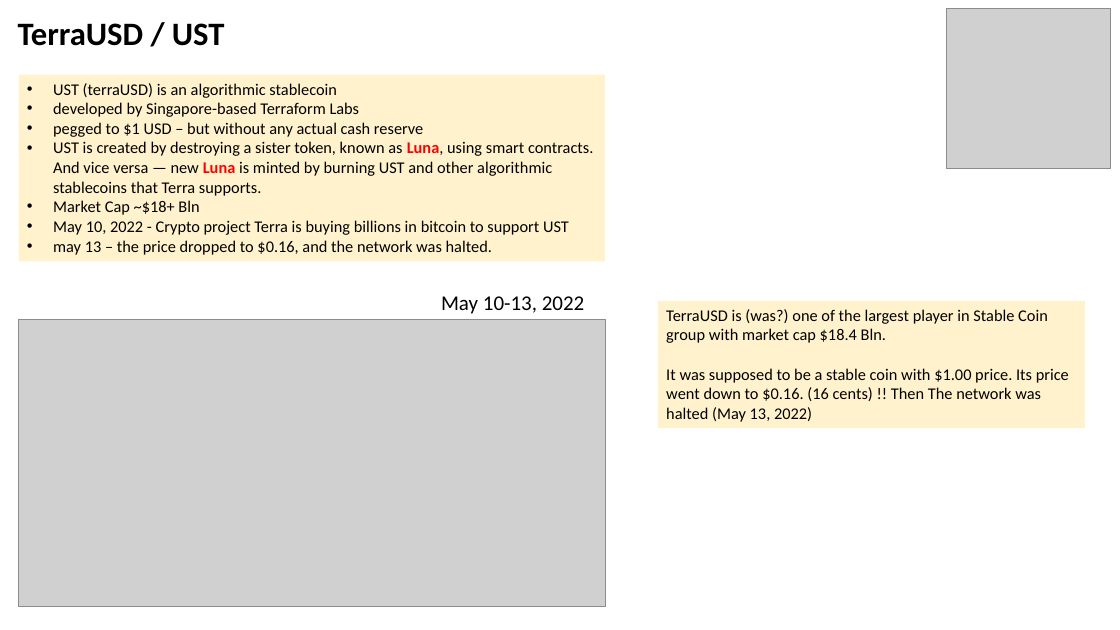
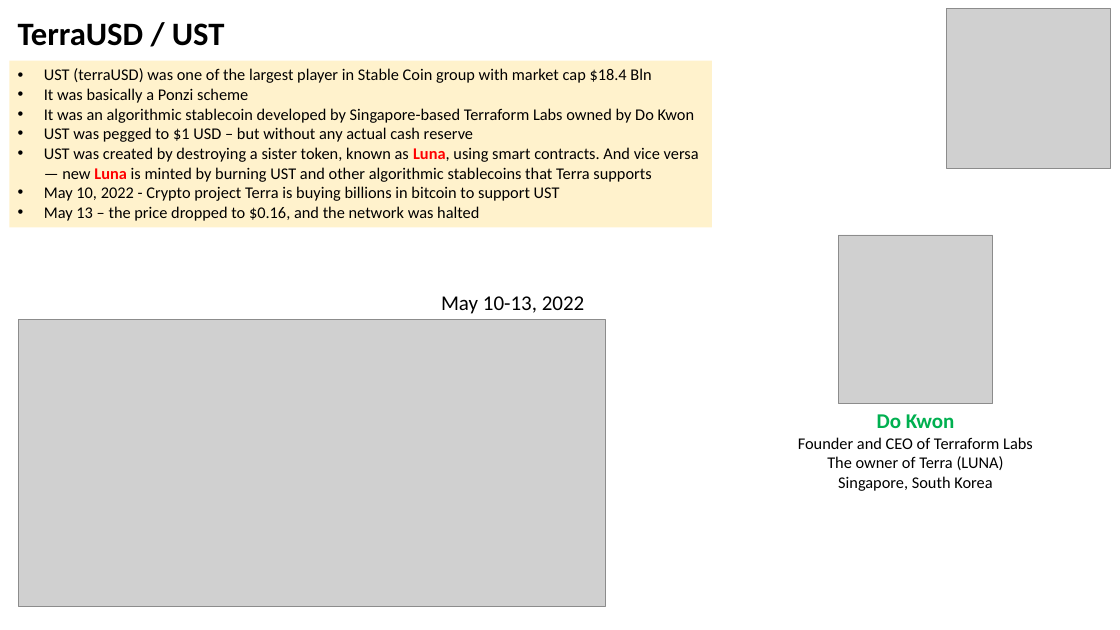
Before and after one commit to lselector/crypto, a slide deck: slide 20 of crypto_04_stable_coins.pptx. Drawn at 1120x630 pixels with LibreOffice and Linux fonts; fonts in the diff are those of the drawing; grey boxes stand for pictures. Boxes give left, top, right and bottom in pixels: in the first picture for what was removed or moved away, otherwise in the second. Text is boxed around its words. In the diff, an @@ line names an element or a change of style, - is before the commit and + after.

Commit message:
update

```diff
--- a/crypto_04_stable_coins.pptx
+++ b/crypto_04_stable_coins.pptx
@@ rectangle "UST (terraUSD) was one of ...": place and size @@
-rectangle "UST (terraUSD) was one of ..." at bbox=[18, 75, 605, 261]
+rectangle "UST (terraUSD) was one of ..." at bbox=[9, 60, 712, 228]
@@ text in rectangle at bbox=[44, 68, 699, 182]: text changed @@
-• UST (terraUSD) is an algorithmic stablecoin
-• developed by Singapore-based Terraform Labs
-• pegged to $1 USD – but without any actual cash reserve
-• UST is created by destroying a sister token, known as Luna, using smart contracts. And vice versa — new Luna is minted by burning UST and other algorithmic stablecoins that Terra supports.
-• Market Cap ~$18+ Bln
+• UST (terraUSD) was one of the largest player in Stable Coin group with market cap $18.4 Bln
+• It was basically a Ponzi scheme
+• It was an algorithmic stablecoin developed by Singapore-based Terraform Labs owned by Do Kwon
+• UST was pegged to $1 USD – but without any actual cash reserve
+• UST was created by destroying a sister token, known as Luna, using smart contracts. And vice versa — new Luna is minted by burning UST and other algorithmic stablecoins that Terra supports
@@ text in rectangle at bbox=[44, 206, 479, 221]: text changed @@
-• may 13 – the price dropped to $0.16, and the network was halted.
+• May 13 – the price dropped to $0.16, and the network was halted
@@ picture added at bbox=[839, 235, 993, 404] @@
@@ rectangle removed at bbox=[658, 301, 1085, 428] @@
-TerraUSD is (was?) one of the largest player in Stable Coin group with market cap $18.4 Bln.
-It was supposed to be a stable coin with $1.00 price. Its price went down to $0.16. (16 cents) !! Then The network was halted (May 13, 2022)
@@ text added at bbox=[798, 414, 1033, 491], 14 pt, text #000000 @@
+Do Kwon
+Founder and CEO of Terraform Labs
+The owner of Terra (LUNA)
+Singapore, South Korea
```
Also in this commit, not shown: 1 other slide changed.
